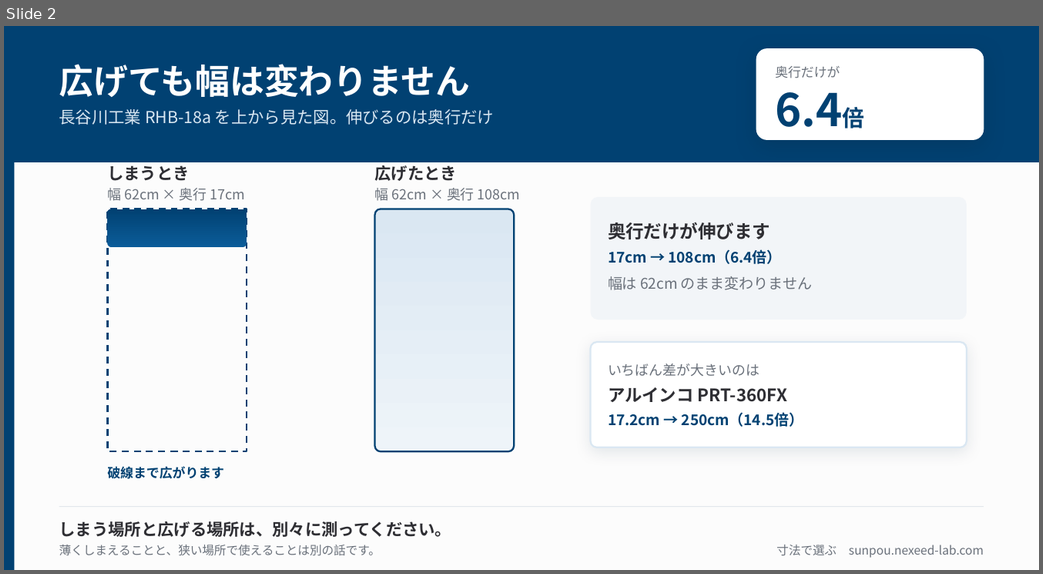
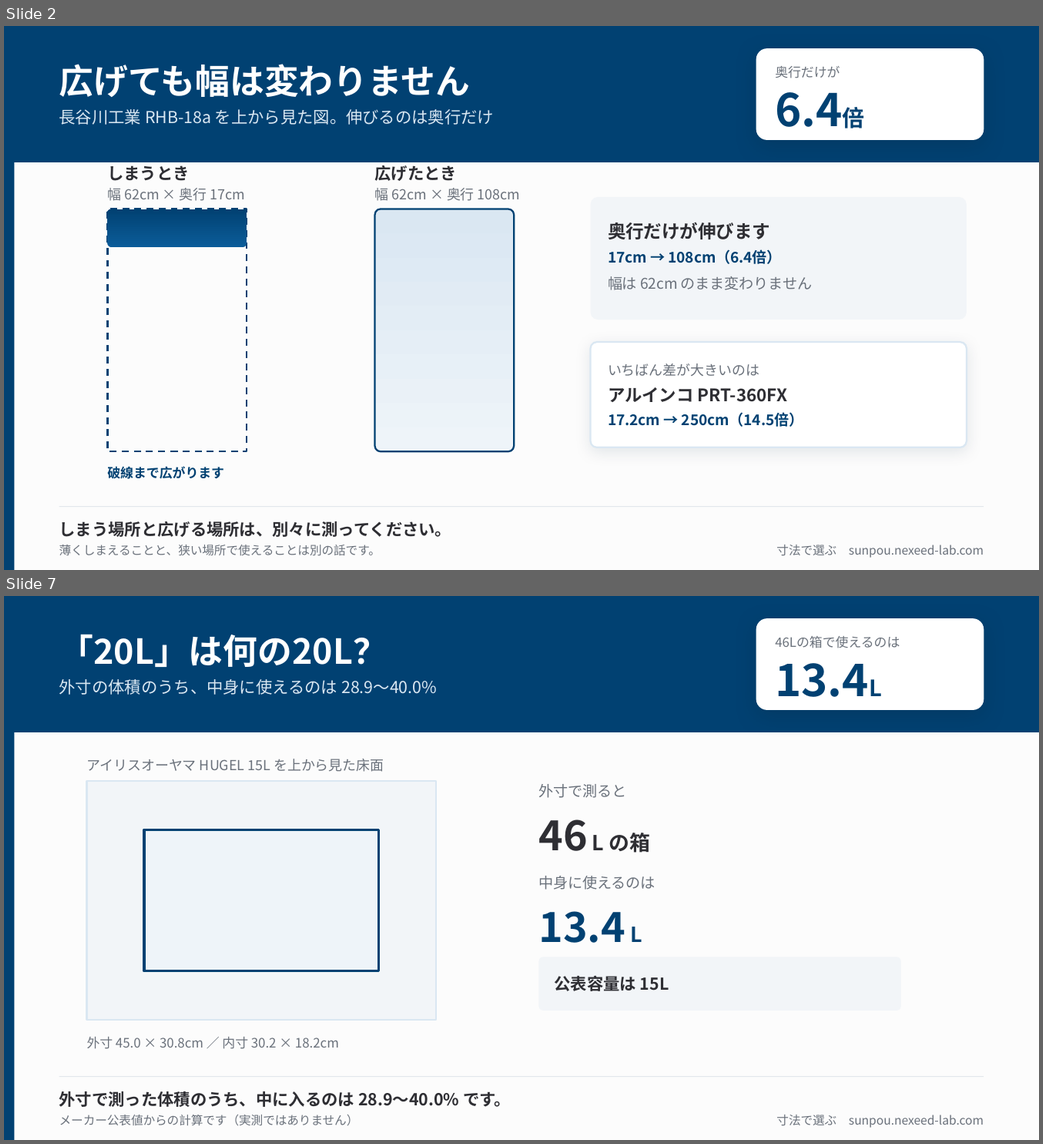
Before and after one commit to oshima0627/sunpou, a slide deck: site/public/img/figures.pptx. Shown one above the other, each under a label of ours: slide 2 before the commit, slides 2 and 7 after it; the slides between them are not shown. The pictures are 1043x574 and 1043x1144 pixels, drawn with LibreOffice and Linux fonts; fonts in the diff are those of the drawing. Boxes give left, top, right and bottom in pixels: in the first picture for what was removed or moved away, otherwise in the second. Text is boxed around its words. In the diff, an @@ line names an element or a change of style, - is before the commit and + after.

```diff
--- a/site/public/img/figures.pptx
+++ b/site/public/img/figures.pptx
@@ slide 7 added at [4,596,1039,1140], background #FFFFFF @@
@@ rectangle added at [4,596,1039,1139], fill #FCFCFC @@
@@ rectangle added at [4,596,14,1139], fill #014172 @@
@@ rectangle added at [4,596,1039,732], fill #014172 @@
@@ rounded rectangle added at [756,618,983,709], fill #FFFFFF @@
@@ text added at [59,634,387,667], 30 pt, text #FFFFFF, bold @@
+「20L」は何の20L？
@@ text added at [775,636,900,648], 11.2 pt, text #6A717B @@
+46Lの箱で使えるのは
@@ text added at [775,663,869,697], 39 pt, text #014172, bold @@
+13.4L
@@ text added at [59,679,437,695], 14.2 pt, text #DAE7F2 @@
+外寸の体積のうち、中身に使えるのは 28.9〜40.0%
@@ text added at [87,758,384,772], 12 pt, text #6A717B @@
+アイリスオーヤマ HUGEL 15L を上から見た床面
@@ rectangle added at [87,781,436,1020], fill #F2F5F8, outline #DAE7F2 1.5 pt @@
@@ text added at [538,784,626,798], 12.8 pt, text #6A717B @@
+外寸で測ると
@@ text added at [538,819,651,852], 18 pt, text #2E2E33, bold @@
+46 L の箱
@@ rectangle added at [144,829,378,971], fill #EEF4F9, outline #014172 2.25 pt @@
@@ text added at [538,876,655,889], 12.8 pt, text #6A717B @@
+中身に使えるのは
@@ text added at [538,911,642,942], 36 pt, text #014172, bold @@
+13.4 L
@@ rounded rectangle added at [539,956,902,1010], fill #F2F5F8 @@
@@ text added at [555,976,669,991], 14.2 pt, text #2E2E33, bold @@
+公表容量は 15L
@@ text added at [87,1036,339,1049], 11.2 pt, text #6A717B @@
+外寸 45.0 × 30.8cm ／ 内寸 30.2 × 18.2cm
@@ rectangle added at [59,1076,984,1076], fill #E2E7EC @@
@@ text added at [59,1091,511,1107], 14.2 pt, text #2E2E33, bold @@
+外寸で測った体積のうち、中に入るのは 28.9〜40.0% です。
@@ text added at [59,1114,359,1126], 10.5 pt, text #6A717B @@
+メーカー公表値からの計算です（実測ではありません）
@@ text added at [776,1114,983,1127], 10.5 pt, text #6A717B @@
+寸法で選ぶ sunpou.nexeed-lab.com
```
Also in this commit, not shown: 7 other slides added, 11 other files.
